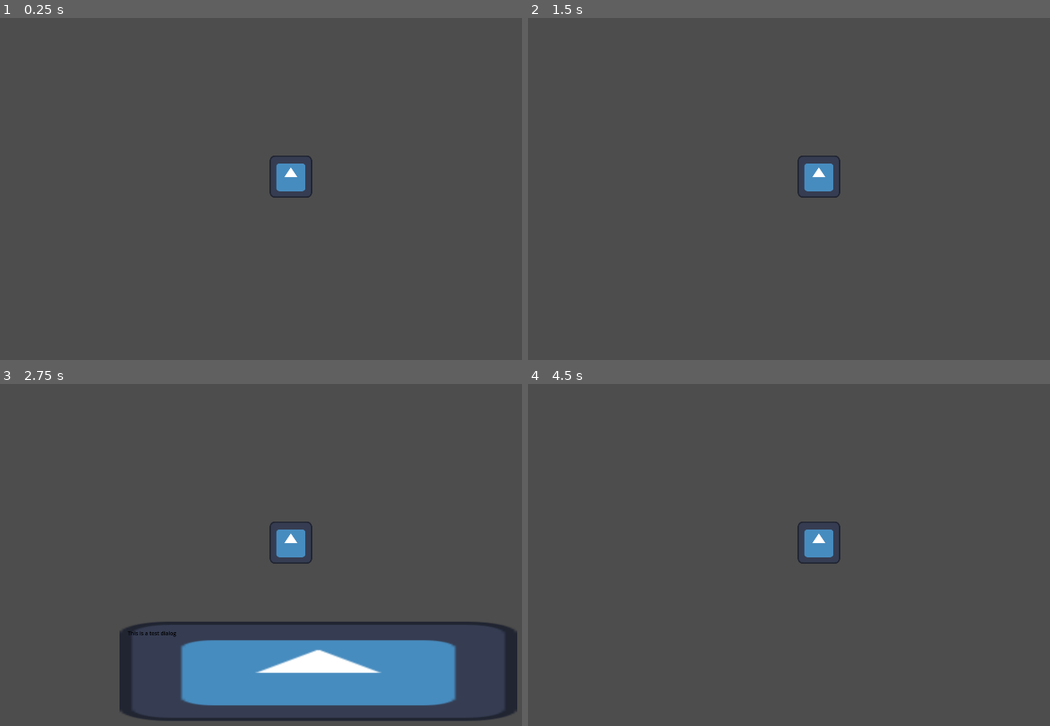
Above: before the commit, frames 1-4 (two rows, left to right).
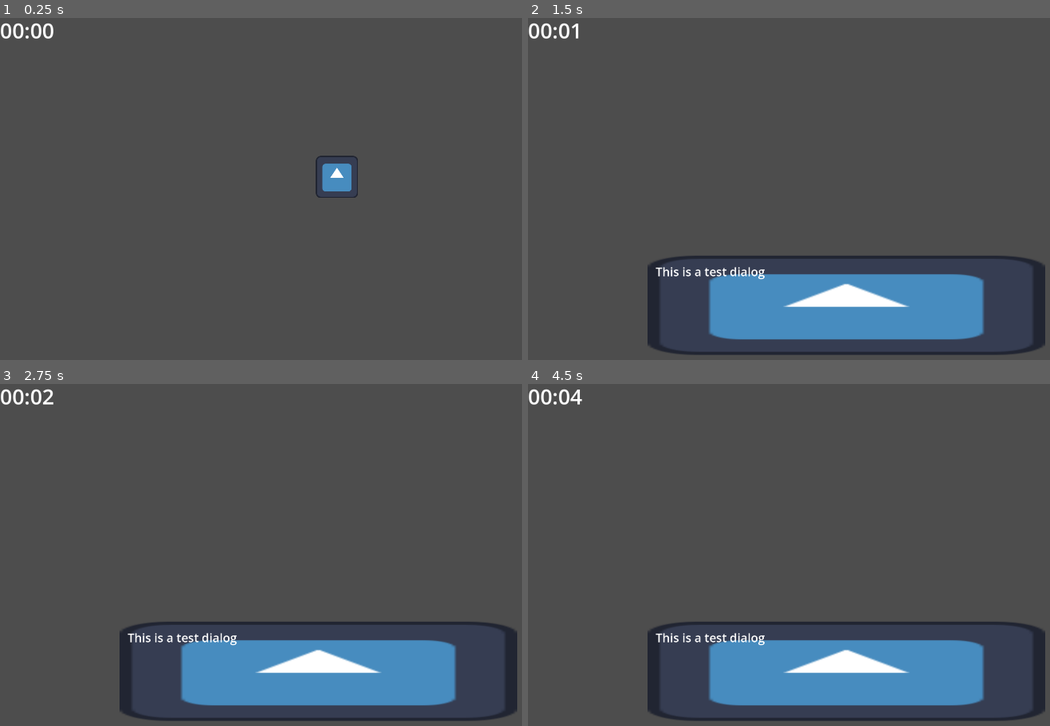
Above: after the commit, the same moments.

Repository: BK3000gamer/Hysterical-Hourglass-Shovel-Jam-2025
Game: Godot game, scene res://Levels/main.tscn
Same seed, same stepped clock (60 frames per second), same inputs: the game is played once before the commit and once after it. The engine's default icon, where the game draws it, is replaced by a stand-in: a white triangle on a blue panel in a dark square.
Inputs (mouse positions are in pixels of both pictures, inside the frame that each line leads up to; where the layout moved, square brackets give the same spot in the first picture):
- Up to frame 1 (0.25 s): no input
- Up to frame 2 (1.5 s): click (867, 175) [820, 175] at 0.5 s; click (820, 175) at 1.27 s
- Up to frame 3 (2.75 s): click (292, 541) at 2.02 s
- Up to frame 4 (4.5 s): tap Enter at 2.75, 4.25 s; move the mouse to (987, 541) at 2.77 s; tap Space at 3.5 s; move the mouse to (721, 578) at 3.52 s; move the mouse to (909, 483) at 4.27 s

The runs differ from the first frame. In frame 1, 1.4% of the frame differs, in the area x 0-69%, y 1-53%; in frame 2, 14%; in frame 3, 1.1%; in frame 4, 14%, in the area x 0-100%, y 1-99%.

Commit message:
added global timer

Diff:
--- /dev/null
+++ b/new-game-project/Common/Singleton/global_timer.gd
@@ -0,0 +1,19 @@
+extends Node
+
+@onready var total_time : int = 0
+
+var timer = Timer.new()
+var m = 0
+var s = 0
+
+func _ready() -> void:
+	process_mode =Node.PROCESS_MODE_ALWAYS
+	add_child(timer)
+	timer.one_shot = false
+	timer.start(1)
+	timer.timeout.connect(_on_global_timer_timeout)
+
+func _on_global_timer_timeout():
+	total_time += 1
+	m = int(total_time / 60)
+	s = total_time - m * 60
--- a/new-game-project/Entities/Tasks/task.gd
+++ b/new-game-project/Entities/Tasks/task.gd
@@ -1,7 +1,7 @@
 extends Node2D
 class_name Tasks
 
-@export var dialogKey = ""
+@export var dialogKey: String = ""
 
-func _on_button_button_down() -> void:
+func _ready() -> void:
 	SignalBus.emit_signal("display_dialog", dialogKey)
--- a/new-game-project/Entities/Tasks/task.tscn
+++ b/new-game-project/Entities/Tasks/task.tscn
@@ -1,20 +1,15 @@
-[gd_scene load_steps=3 format=3 uid="uid://d0lbuyi5bs18u"]
+[gd_scene load_steps=4 format=3 uid="uid://d4b060mr5pq2d"]
 
-[ext_resource type="Script" uid="uid://bln8n7cj31uja" path="res://Entities/Tasks/task.gd" id="1_0gnj1"]
-[ext_resource type="Texture2D" uid="uid://bva8xh5n0052b" path="res://icon.svg" id="2_myy5h"]
+[ext_resource type="Script" uid="uid://gtgw2e6juj6o" path="res://Entities/Tasks/task.gd" id="1_0gnj1"]
+[ext_resource type="PackedScene" uid="uid://db6kod2ebfgs" path="res://UI/dialog_player.tscn" id="2_0gnj1"]
+[ext_resource type="PackedScene" uid="uid://cm10bkdq5b4in" path="res://UI/timer_ui.tscn" id="3_myy5h"]
 
 [node name="Task" type="Node2D"]
 process_mode = 3
 script = ExtResource("1_0gnj1")
+dialogKey = "test"
 
-[node name="Sprite2D" type="Sprite2D" parent="."]
-texture = ExtResource("2_myy5h")
+[node name="Timer UI" parent="." instance=ExtResource("3_myy5h")]
 
-[node name="Button" type="Button" parent="."]
-self_modulate = Color(1, 1, 1, 0)
-offset_left = -65.0
-offset_top = -65.0
-offset_right = 64.0
-offset_bottom = 64.0
-
-[connection signal="button_down" from="Button" to="." method="_on_button_button_down"]
+[node name="Dialog Player" parent="." instance=ExtResource("2_0gnj1")]
+scene_text_file = "res://Assets/Dialogues/test.json"
--- /dev/null
+++ b/new-game-project/Entities/Tasks/task_object.gd
@@ -0,0 +1,6 @@
+extends Node2D
+
+@export_file("*.tscn") var task: String
+
+func _on_button_button_down() -> void:
+	get_tree().change_scene_to_file(task)
--- /dev/null
+++ b/new-game-project/Entities/Tasks/task_object.tscn
@@ -0,0 +1,20 @@
+[gd_scene load_steps=3 format=3 uid="uid://d0lbuyi5bs18u"]
+
+[ext_resource type="Script" uid="uid://bln8n7cj31uja" path="res://Entities/Tasks/task_object.gd" id="1_0gnj1"]
+[ext_resource type="Texture2D" uid="uid://bva8xh5n0052b" path="res://icon.svg" id="2_myy5h"]
+
+[node name="Task Object" type="Node2D"]
+process_mode = 3
+script = ExtResource("1_0gnj1")
+
+[node name="Sprite2D" type="Sprite2D" parent="."]
+texture = ExtResource("2_myy5h")
+
+[node name="Button" type="Button" parent="."]
+self_modulate = Color(1, 1, 1, 0)
+offset_left = -65.0
+offset_top = -65.0
+offset_right = 64.0
+offset_bottom = 64.0
+
+[connection signal="button_down" from="Button" to="." method="_on_button_button_down"]
--- a/new-game-project/Levels/main.tscn
+++ b/new-game-project/Levels/main.tscn
@@ -1,13 +1,12 @@
 [gd_scene load_steps=3 format=3 uid="uid://blcqrc3busryj"]
 
-[ext_resource type="PackedScene" uid="uid://d0lbuyi5bs18u" path="res://Entities/Tasks/task.tscn" id="1_gnif3"]
-[ext_resource type="PackedScene" uid="uid://db6kod2ebfgs" path="res://UI/dialog_player.tscn" id="2_lwy2l"]
+[ext_resource type="PackedScene" uid="uid://d0lbuyi5bs18u" path="res://Entities/Tasks/task_object.tscn" id="1_gnif3"]
+[ext_resource type="PackedScene" uid="uid://cm10bkdq5b4in" path="res://UI/timer_ui.tscn" id="2_gnif3"]
 
 [node name="Main" type="Node2D"]
 
-[node name="Dialog Player" parent="." instance=ExtResource("2_lwy2l")]
-scene_text_file = "res://Assets/Dialogues/test.json"
+[node name="Task Object" parent="." instance=ExtResource("1_gnif3")]
+position = Vector2(1016, 488)
+task = "uid://d4b060mr5pq2d"
 
-[node name="Task 1" parent="." instance=ExtResource("1_gnif3")]
-position = Vector2(877, 487)
-dialogKey = "test"
+[node name="Timer UI" parent="." instance=ExtResource("2_gnif3")]
--- a/new-game-project/UI/dialog_player.tscn
+++ b/new-game-project/UI/dialog_player.tscn
@@ -4,10 +4,11 @@
 [ext_resource type="Texture2D" uid="uid://bva8xh5n0052b" path="res://icon.svg" id="1_h2akf"]
 
 [sub_resource type="SystemFont" id="SystemFont_8mldl"]
+font_names = PackedStringArray("Montserrat")
 
 [sub_resource type="LabelSettings" id="LabelSettings_8mldl"]
 font = SubResource("SystemFont_8mldl")
-font_color = Color(0, 0, 0, 1)
+font_size = 36
 
 [node name="Dialog Player" type="CanvasLayer"]
 script = ExtResource("1_8mldl")
--- /dev/null
+++ b/new-game-project/UI/timer_ui.gd
@@ -0,0 +1,8 @@
+extends CanvasLayer
+
+@onready var label = $Label
+
+func _process(delta: float) -> void:
+	var m :int = GlobalTimer.m
+	var s :int = GlobalTimer.s
+	label.text = '%02d:%02d' % [m, s]
--- /dev/null
+++ b/new-game-project/UI/timer_ui.tscn
@@ -0,0 +1,20 @@
+[gd_scene load_steps=4 format=3 uid="uid://cm10bkdq5b4in"]
+
+[ext_resource type="Script" uid="uid://b45yr4h71dug0" path="res://UI/timer_ui.gd" id="1_3ixk1"]
+
+[sub_resource type="SystemFont" id="SystemFont_fg388"]
+font_names = PackedStringArray("Montserrat")
+font_weight = 600
+
+[sub_resource type="LabelSettings" id="LabelSettings_3ixk1"]
+font = SubResource("SystemFont_fg388")
+font_size = 64
+
+[node name="Timer UI" type="CanvasLayer"]
+script = ExtResource("1_3ixk1")
+
+[node name="Label" type="Label" parent="."]
+custom_minimum_size = Vector2(200, 100)
+offset_right = 40.0
+offset_bottom = 23.0
+label_settings = SubResource("LabelSettings_3ixk1")
--- a/new-game-project/project.godot
+++ b/new-game-project/project.godot
@@ -18,6 +18,7 @@
 [autoload]
 
 SignalBus="*res://Common/Singleton/signal_bus.gd"
+GlobalTimer="*res://Common/Singleton/global_timer.gd"
 
 [display]
 
@@ -25,3 +26,11 @@
 window/size/viewport_height=1080
 window/size/mode=3
 window/vsync/vsync_mode=0
+
+[input]
+
+exit_task={
+"deadzone": 0.2,
+"events": [Object(InputEventKey,"resource_local_to_scene":false,"resource_name":"","device":-1,"window_id":0,"alt_pressed":false,"shift_pressed":false,"ctrl_pressed":false,"meta_pressed":false,"pressed":false,"keycode":0,"physical_keycode":4194305,"key_label":0,"unicode":0,"location":0,"echo":false,"script":null)
+]
+}
Not shown, added: new-game-project/Common/Singleton/global_timer.gd.uid
Not shown, changed: new-game-project/Entities/Tasks/task.gd.uid
Not shown, added: new-game-project/Entities/Tasks/task_object.gd.uid
Not shown, added: new-game-project/UI/timer_ui.gd.uid
